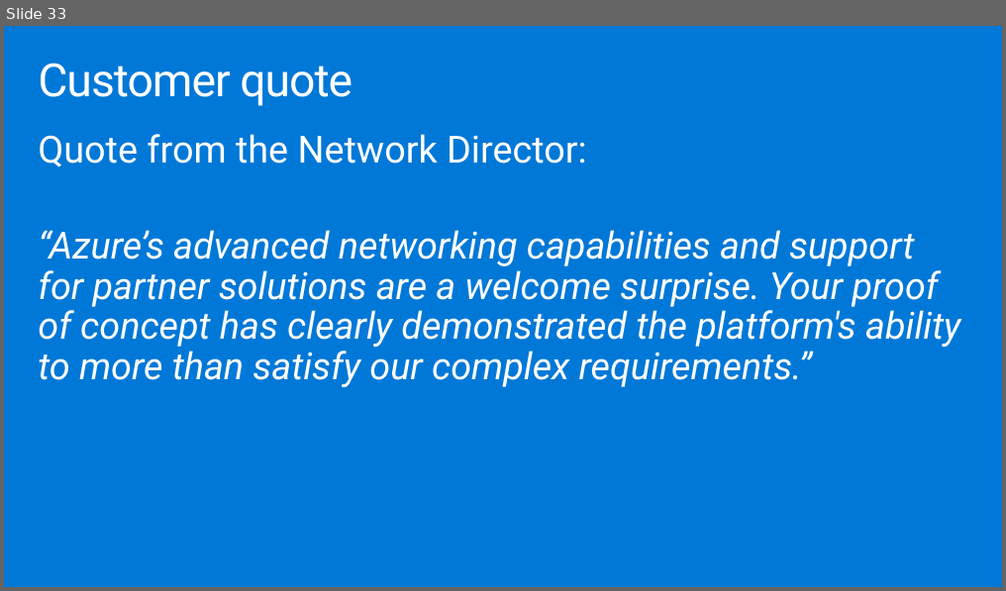
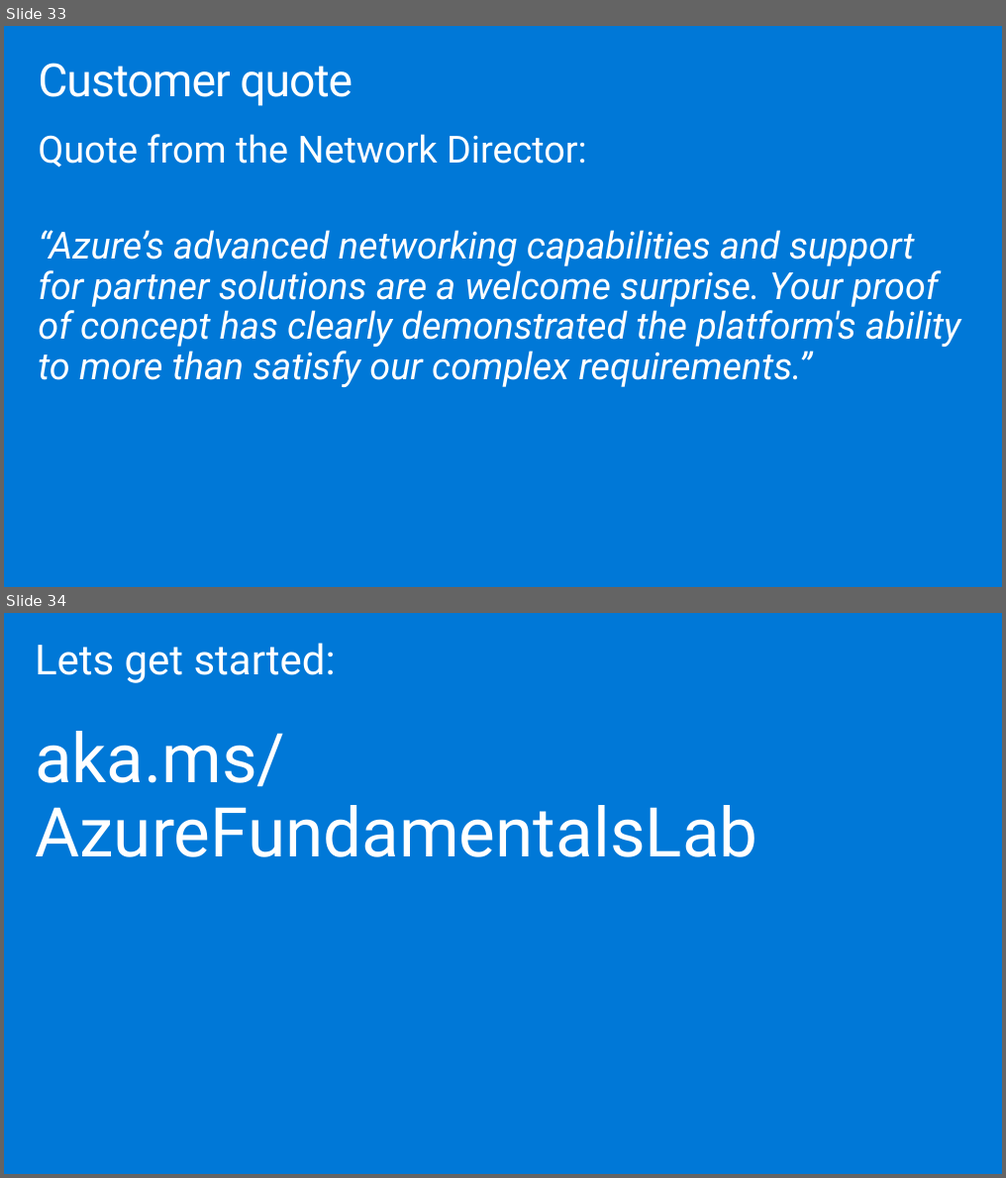
Before and after one commit to neilsly/AzureFunWorkshop, a slide deck: Networking.pptx. Shown one above the other, each under a label of ours: slide 33 before the commit, slides 33 and 34 after it. The pictures are 1006x591 and 1006x1178 pixels, drawn with LibreOffice and Linux fonts; fonts in the diff are those of the drawing. Boxes give left, top, right and bottom in pixels: in the first picture for what was removed or moved away, otherwise in the second. Text is boxed around its words. In the diff, an @@ line names an element or a change of style, - is before the commit and + after.

```diff
--- a/Networking.pptx
+++ b/Networking.pptx
@@ slide 34 added at [4,613,1002,1174], background #0078D7 @@
@@ text added at [35,643,758,858], 66 pt, text #FFFFFF @@
+Lets get started:
+aka.ms/AzureFundamentalsLab
```
Also in this commit, not shown: 1 slide removed, 2 other files.
